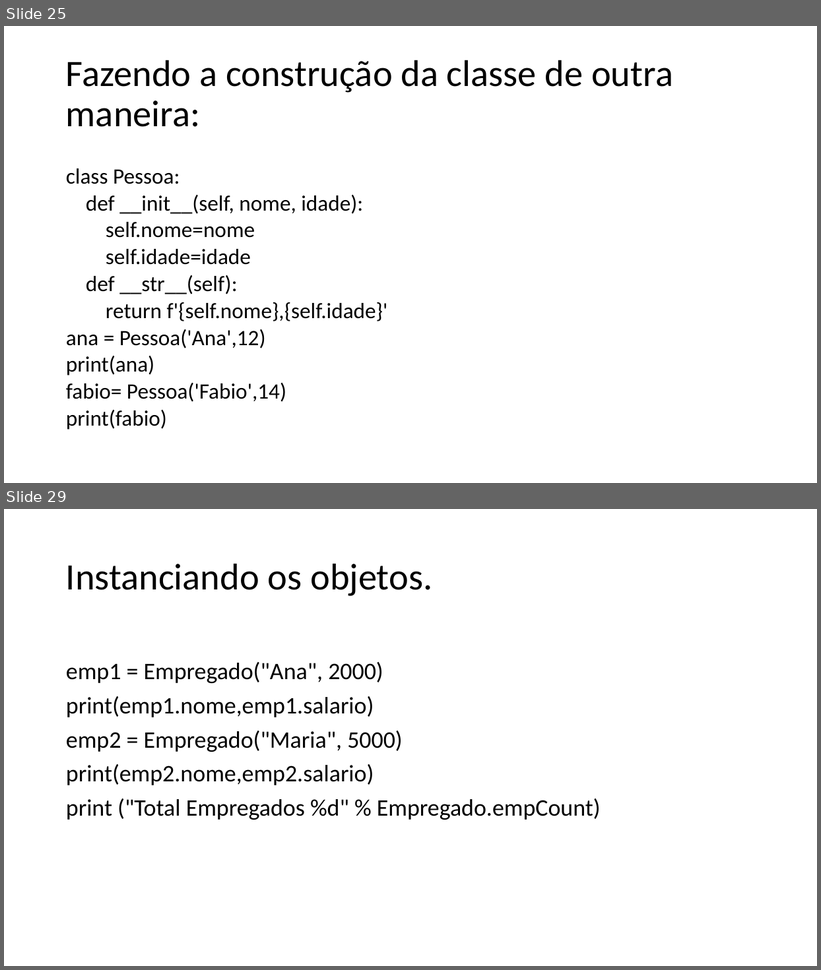
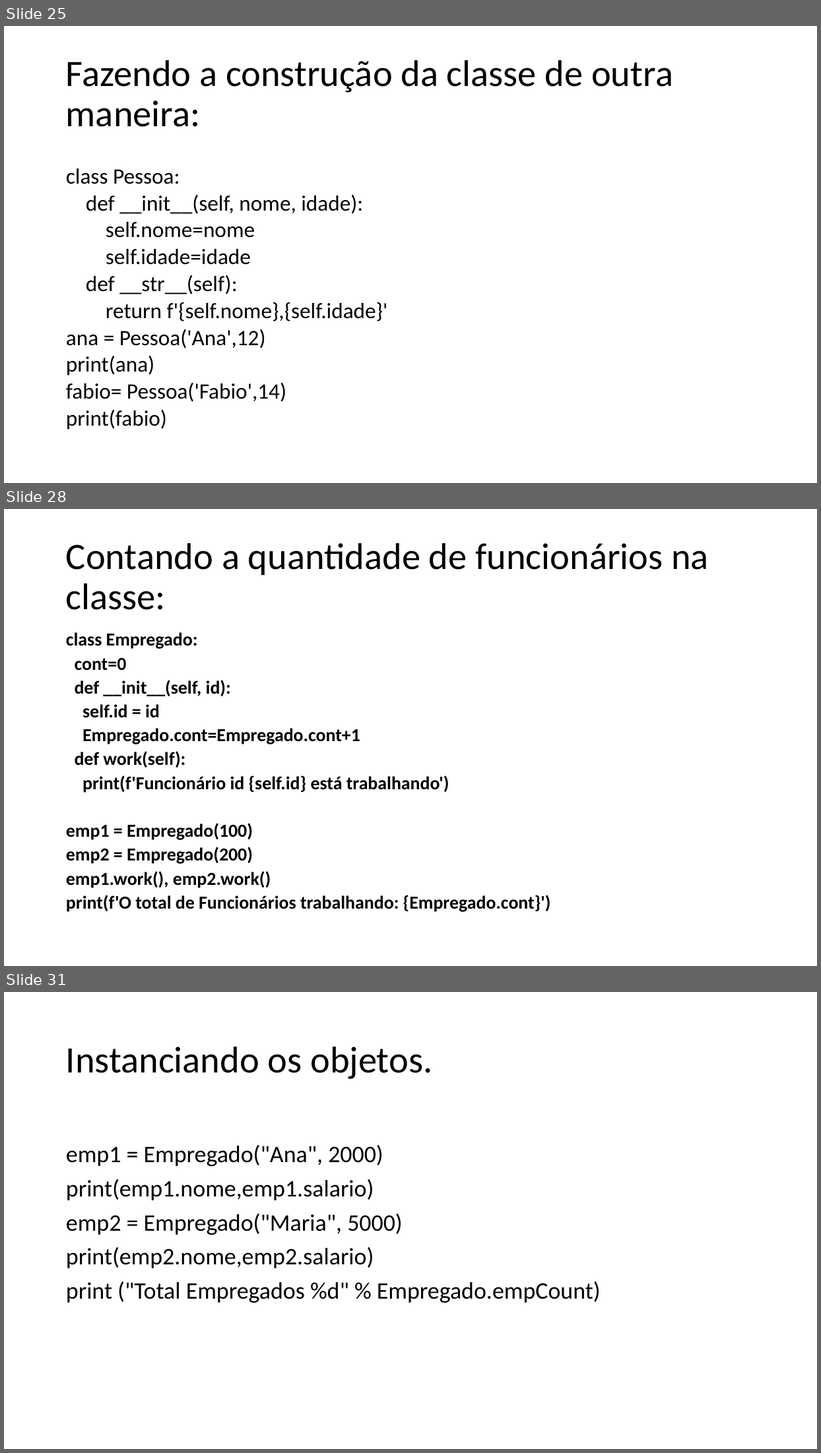
Before and after one commit to dourivaljunior/Curso-de-Python, a slide deck: aula classe em python.pptx. Shown one above the other, each under a label of ours: slides 25 and 29 before the commit, slides 25, 28 and 31 after it; the slides between them are not shown. The pictures are 821x970 and 821x1453 pixels, drawn with LibreOffice and Linux fonts; fonts in the diff are those of the drawing. Boxes give left, top, right and bottom in pixels: in the first picture for what was removed or moved away, otherwise in the second. Text is boxed around its words. In the diff, an @@ line names an element or a change of style, - is before the commit and + after.

```diff
--- a/aula classe em python.pptx
+++ b/aula classe em python.pptx
@@ slide 28 added at (4, 509, 817, 966), background #FFFFFF @@
@@ title added at (66, 543, 709, 610), 44 pt, text #000000 @@
+Contando a quantidade de funcionários na classe:
@@ text added at (66, 632, 551, 912), 21.7 pt, text #000000, bold @@
+class Empregado:
+cont=0
+def __init__(self, id):
+self.id = id
+Empregado.cont=Empregado.cont+1
+def work(self):
+print(f'Funcionário id {self.id} está trabalhando')
+emp1 = Empregado(100)
+emp2 = Empregado(200)
+emp1.work(), emp2.work()
+print(f'O total de Funcionários trabalhando: {Empregado.cont}')
@@ what was slide 29 is now slide 31 @@
```
Also in this commit, not shown: 6 slides changed, 14 other slides added, 4 slides removed.
